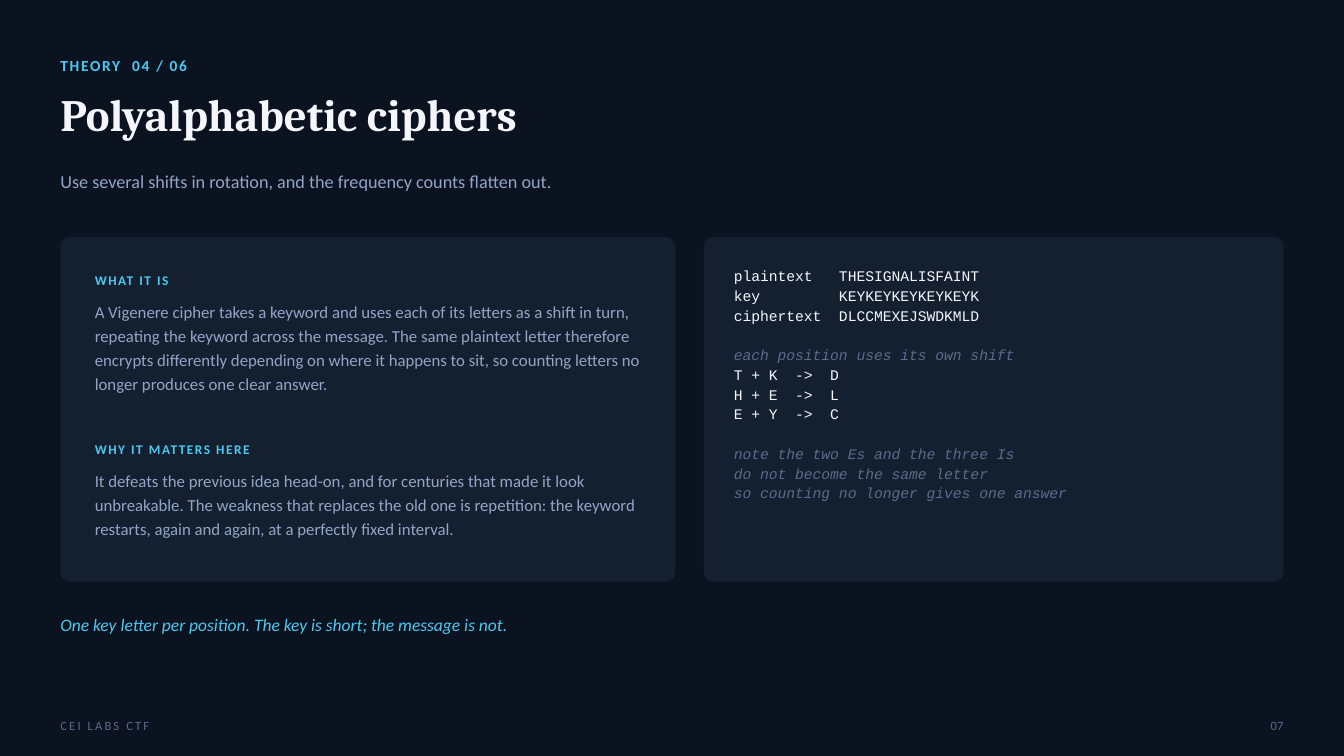
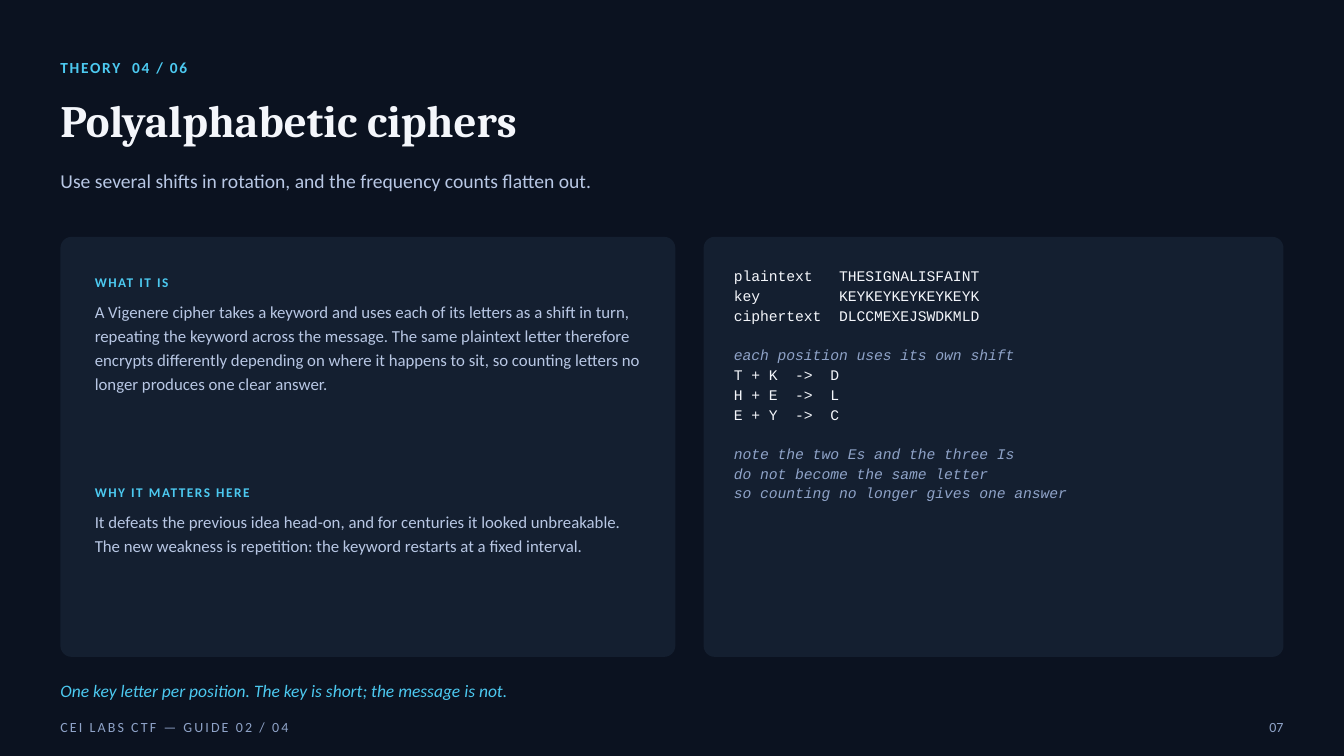
Before and after one commit to stoptalkingishh/cei-labs-event, a slide deck: slide 7 of presentation/game-guides/CEI-Labs-Game-Guide-02-Krypton.pptx. Drawn at 1344x756 pixels with LibreOffice and Linux fonts; fonts in the diff are those of the drawing. Boxes give left, top, right and bottom in pixels: in the first picture for what was removed or moved away, otherwise in the second. Text is boxed around its words. In the diff, an @@ line names an element or a change of style, - is before the commit and + after.

```diff
--- a/presentation/game-guides/CEI-Labs-Game-Guide-02-Krypton.pptx
+++ b/presentation/game-guides/CEI-Labs-Game-Guide-02-Krypton.pptx
@@ text "Use several shifts in rotation, ..." at bbox=[60, 174, 591, 191]: size 13 to 14 pt, text colour #93A5C7 to #B8C7E4 @@
@@ rounded rectangle: place and size @@
-rounded rectangle at bbox=[60, 237, 676, 582]
+rounded rectangle at bbox=[60, 237, 676, 657]
@@ rounded rectangle: place and size @@
-rounded rectangle at bbox=[704, 237, 1284, 582]
+rounded rectangle at bbox=[704, 237, 1284, 657]
@@ text "A Vigenere cipher takes a ..." at bbox=[95, 306, 640, 393]: text colour #93A5C7 to #B8C7E4 @@
@@ text at bbox=[734, 350, 1067, 501]: text colour #5B6B8C to #8FA3C8 in "each position uses its own shift", "note the two Es and the three ...", "do not become the same letter", "so counting no longer gives one answer" @@
@@ text "WHY IT MATTERS HERE": place and size @@
-text "WHY IT MATTERS HERE" at bbox=[95, 437, 641, 463]
+text "WHY IT MATTERS HERE" at bbox=[95, 478, 641, 504]
@@ text at bbox=[95, 516, 620, 555]: text changed; text colour #93A5C7 to #B8C7E4 @@
-It defeats the previous idea head-on, and for centuries that made it look unbreakable. The weakness that replaces the old one is repetition: the keyword restarts, again and again, at a perfectly fixed interval.
+It defeats the previous idea head-on, and for centuries it looked unbreakable. The new weakness is repetition: the keyword restarts at a fixed interval.
@@ line spacing 1 to 1.2 in 5 elements at bbox=[60, 50, 1284, 81], bbox=[60, 106, 517, 147], bbox=[95, 267, 641, 293], bbox=[95, 478, 641, 504], bbox=[60, 685, 507, 700] @@
@@ text "One key letter per position. ...": place and size @@
-text "One key letter per position. ..." at bbox=[60, 619, 507, 634]
+text "One key letter per position. ..." at bbox=[60, 685, 507, 700]
@@ text "07" at bbox=[1269, 723, 1283, 732]: size 9 to 10 pt, text colour #5B6B8C to #8FA3C8; line spacing 1 to 1.2 @@
@@ text at bbox=[60, 723, 288, 732]: text changed; size 9 to 10 pt; text colour #5B6B8C to #8FA3C8 @@
-CEI LABS CTF
+CEI LABS CTF — GUIDE 02 / 04
```
Also in this commit, not shown: 11 other slides changed, 2 other files.
